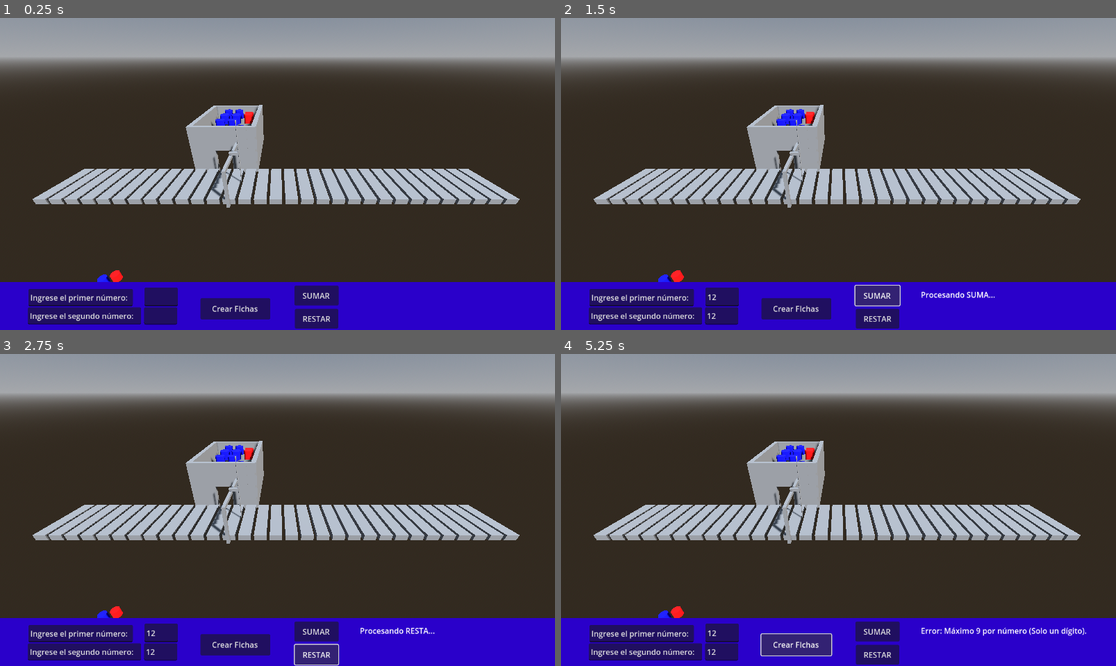
Above: before the commit, frames 1-4 (two rows, left to right).
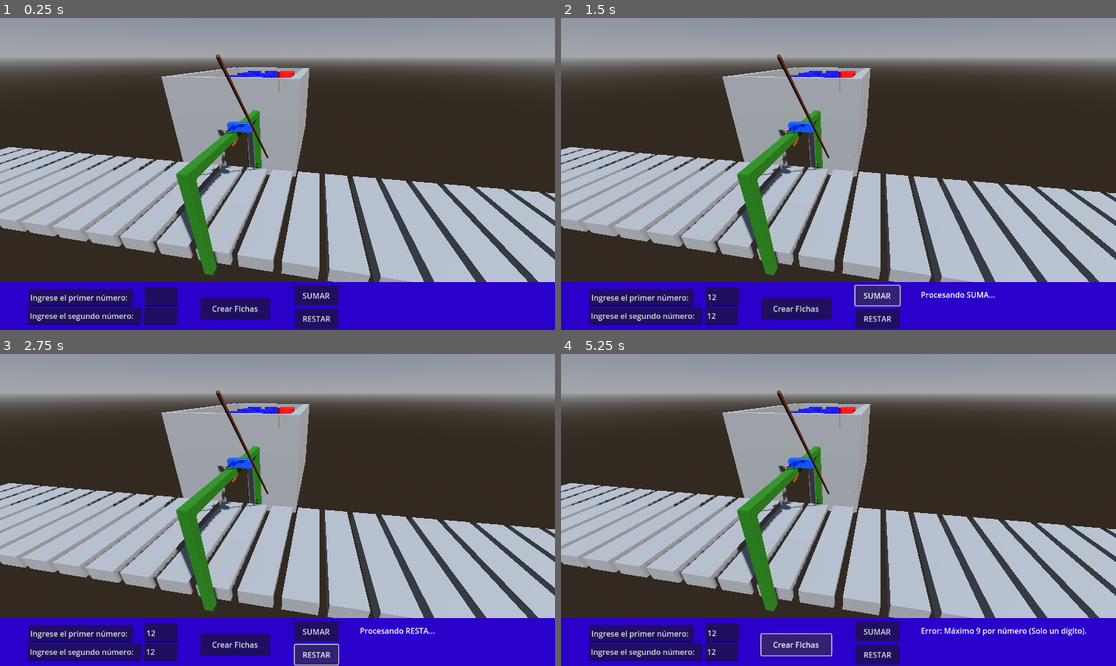
Above: after the commit, the same moments.

Repository: Leomax43/fundamentos
Game: Godot game, scene res://main.tscn
Two runs of this game, one before a commit and one after it. Both use one fixed random seed, a clock stepped at 60 frames per second and the inputs below.
Inputs (mouse positions are in pixels of both pictures, inside the frame that each line leads up to):
- Up to frame 1 (0.25 s): no input
- Up to frame 2 (1.5 s): click (721, 295) at 0.52 s; type "12" at 0.6 s; click (721, 317) at 0.75 s; type "12" at 0.83 s; click "SUMAR" at 1.25 s
- Up to frame 3 (2.75 s): click "RESTAR" at 2 s
- Up to frame 4 (5.25 s): click "Crear FIchas" at 2.75 s; click "SUMAR" at 3.5 s; click "RESTAR" at 4.25 s; click "Crear FIchas" at 5 s

The runs differ from the first frame. In frame 1, 34% of the frame differs, in the area x 0-100%, y 11-85%; in frame 2, 34%; in frame 3, 34%; in frame 4, 34%.

Commit message:
Se añade color a las piezas

Diff:
--- a/cabezal.gd
+++ b/cabezal.gd
@@ -182,7 +182,7 @@
 		# 1. ANIMACIÓN SERVO (BASTÓN)
 		var tween = create_tween()
 		tween.tween_property(brazo_servo, "rotation_degrees:x", -90.0, 0.15).set_trans(Tween.TRANS_BOUNCE).set_ease(Tween.EASE_OUT)
-		tween.tween_property(brazo_servo, "rotation_degrees:x", 0.0, 0.2).set_delay(0.05)
+		tween.tween_property(brazo_servo, "rotation_degrees:x", 45.0, 0.2).set_delay(0.05)
 
 		# Esperar el golpe visual
 		await get_tree().create_timer(0.15).timeout
--- a/main.tscn
+++ b/main.tscn
@@ -81,21 +81,48 @@
 [sub_resource type="ConcavePolygonShape3D" id="ConcavePolygonShape3D_0odxb"]
 data = PackedVector3Array(-0.5, 0.5, 0.5, 0.5, 0.5, 0.5, -0.5, -0.5, 0.5, 0.5, 0.5, 0.5, 0.5, -0.5, 0.5, -0.5, -0.5, 0. …(500 unchanged characters)…
 
+[sub_resource type="StandardMaterial3D" id="StandardMaterial3D_7mycd"]
+albedo_color = Color(0.118047, 0.419919, 1.92523e-07, 1)
+
 [sub_resource type="BoxMesh" id="BoxMesh_h2yge"]
+material = SubResource("StandardMaterial3D_7mycd")
 size = Vector3(0.5, 6, 0.5)
 
+[sub_resource type="StandardMaterial3D" id="StandardMaterial3D_272bh"]
+albedo_color = Color(0.117647, 0.419608, 0, 1)
+
 [sub_resource type="BoxMesh" id="BoxMesh_1bvp3"]
+material = SubResource("StandardMaterial3D_272bh")
 size = Vector3(0.5, 6, 0.5)
 
+[sub_resource type="StandardMaterial3D" id="StandardMaterial3D_5vw27"]
+albedo_color = Color(0.117647, 0.419608, 0, 1)
+
 [sub_resource type="BoxMesh" id="BoxMesh_lquwl"]
+material = SubResource("StandardMaterial3D_5vw27")
 size = Vector3(0.5, 0.5, 11.5)
 
+[sub_resource type="StandardMaterial3D" id="StandardMaterial3D_kek77"]
+albedo_color = Color(0.0138297, 0.286091, 1, 1)
+
 [sub_resource type="BoxMesh" id="BoxMesh_7mycd"]
+material = SubResource("StandardMaterial3D_kek77")
 size = Vector3(1.5, 0.5, 0.5)
 
+[sub_resource type="StandardMaterial3D" id="StandardMaterial3D_4c57u"]
+albedo_color = Color(0.375449, 0.205012, 0.117921, 1)
+
 [sub_resource type="CapsuleMesh" id="CapsuleMesh_272bh"]
+material = SubResource("StandardMaterial3D_4c57u")
 radius = 0.08
 height = 11.0
+
+[sub_resource type="StandardMaterial3D" id="StandardMaterial3D_efxa6"]
+albedo_color = Color(0.760912, 0.392339, 0.0134808, 1)
+
+[sub_resource type="PrismMesh" id="PrismMesh_dg77c"]
+material = SubResource("StandardMaterial3D_efxa6")
+size = Vector3(0.5, 0.5, 0.5)
 
 [sub_resource type="ProceduralSkyMaterial" id="ProceduralSkyMaterial_0xm2m"]
 
@@ -109,7 +136,7 @@
 [node name="Main" type="Node3D"]
 
 [node name="Camera3D" type="Camera3D" parent="."]
-transform = Transform3D(1, 0, 0, 0, 0.866025, 0.5, 0, -0.5, 0.866025, 39.7375, 20, 30.7965)
+transform = Transform3D(0.984808, -0.0868241, 0.150384, 0, 0.866025, 0.5, -0.173648, -0.492404, 0.852868, 37, 10, 12)
 
 [node name="DirectionalLight3D" type="DirectionalLight3D" parent="."]
 transform = Transform3D(0.707107, -0.5, 0.5, 0, 0.707107, 0.707107, -0.707107, -0.5, 0.5, 30, 20, 25)
@@ -456,7 +483,7 @@
 mesh = SubResource("BoxMesh_7mycd")
 
 [node name="Servo2" type="MeshInstance3D" parent="Cabezal"]
-transform = Transform3D(1, 0, 0, 0, 1, 0, 0, 0, 1, 1.33, -6.8, 0)
+transform = Transform3D(1, 0, 0, 0, 0.707107, -0.707107, 0, 0.707107, 0.707107, 1.33, -6.8, 0)
 mesh = SubResource("CapsuleMesh_272bh")
 
 [node name="CajaFichas" parent="Cabezal" instance=ExtResource("5_7mycd")]
@@ -464,6 +491,10 @@
 
 [node name="PuntoCaja" type="Marker3D" parent="Cabezal/CajaFichas"]
 transform = Transform3D(1, 0, 0, 0, 1, 0, 0, 0, 1, 3.25, -2.33554, 7.63314)
+
+[node name="Sensor" type="MeshInstance3D" parent="Cabezal"]
+transform = Transform3D(-1, -8.74228e-08, 0, 8.74228e-08, -1, 0, 0, 0, 1, 0, -7.8, 0.1)
+mesh = SubResource("PrismMesh_dg77c")
 
 [node name="IntroducirDatos" type="CanvasLayer" parent="."]
 script = ExtResource("2_0xm2m")
Not shown: 1 places in main.tscn that only renumber resources
